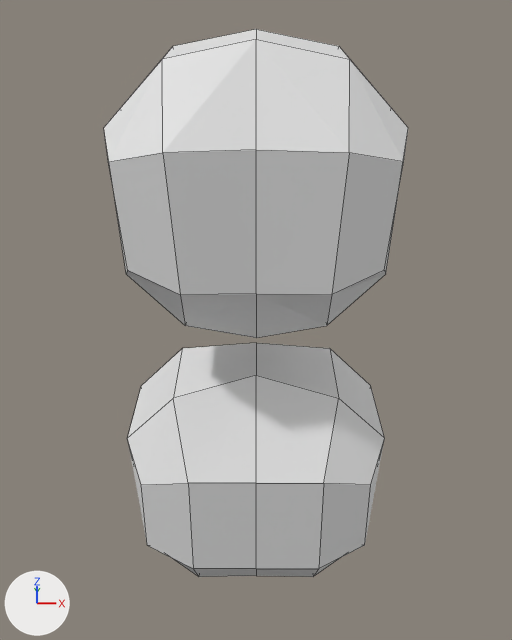
Before and after pictures for a commit that changed the Blender file CharacterProject2020.blend.
Camera for both pictures: a 50 mm camera at (0.0, -3.88, 1.21) aimed at (0.0, 0.16, -0.91). Every picture has the same lights, and +X, +Y and +Z are marked at lower left. Mesh edges are drawn as thin lines.

The older version as bpy lines, for what is in view:
```python
me_cube_001 = bpy.data.meshes.new('Cube.001')
me_cube_001.from_pydata(...)  # 48 vertices, 38 faces; spans x -0.8..0.0, y -0.6..0.6, z -2.8..0.82
ob_cube = bpy.data.objects.new('Cube', me_cube_001)
ob_cube.location = (0.0, 0.0, 0.0)
_m = ob_cube.modifiers.new('Mirror', 'MIRROR')
_m.use_clip = True
```
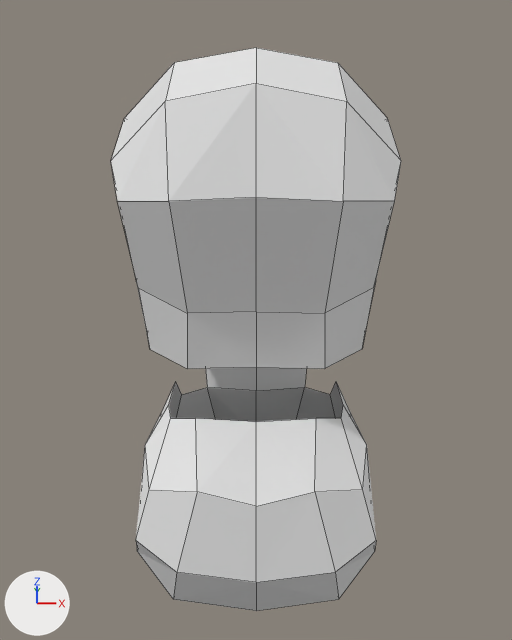
The change in detail:
me_cube_001 is used by ob_cube; location (0.0, 0.0, 0.0).
me_cube_001 had 48 vertices, 38 faces and spanned x -0.8..0.0, y -0.6..0.6, z -2.8..0.82.
me_cube_001 now has 56 vertices, 41 faces and spans x -0.79..0.0, y -0.71..0.85, z -2.98..0.72.
me_cube_001 part 1: the loose piece of 24 vertices spanning x -0.77..0.0, y -0.6..0.6, z -0.82..0.82 is rebuilt with 56 vertices and now spans x -0.79..0.0, y -0.71..0.85, z -2.98..0.72.
me_cube_001 part 2: the loose piece of 24 vertices spanning x -0.8..0.0, y -0.6..0.6, z -2.8..-1.1 is deleted.

What differs and where, as boxes (x1, y1, x2, y2) in the pictures (512 x 640 px):
'Cube', reshaped
    before: (104, 29, 408, 577)
    after: (111, 48, 401, 611)
part 1 of me_cube_001, rebuilt (82% taller)
    before: (104, 29, 408, 338)
    after: (111, 48, 401, 611)
part 2 of me_cube_001, deleted
    before: (127, 343, 385, 577)
